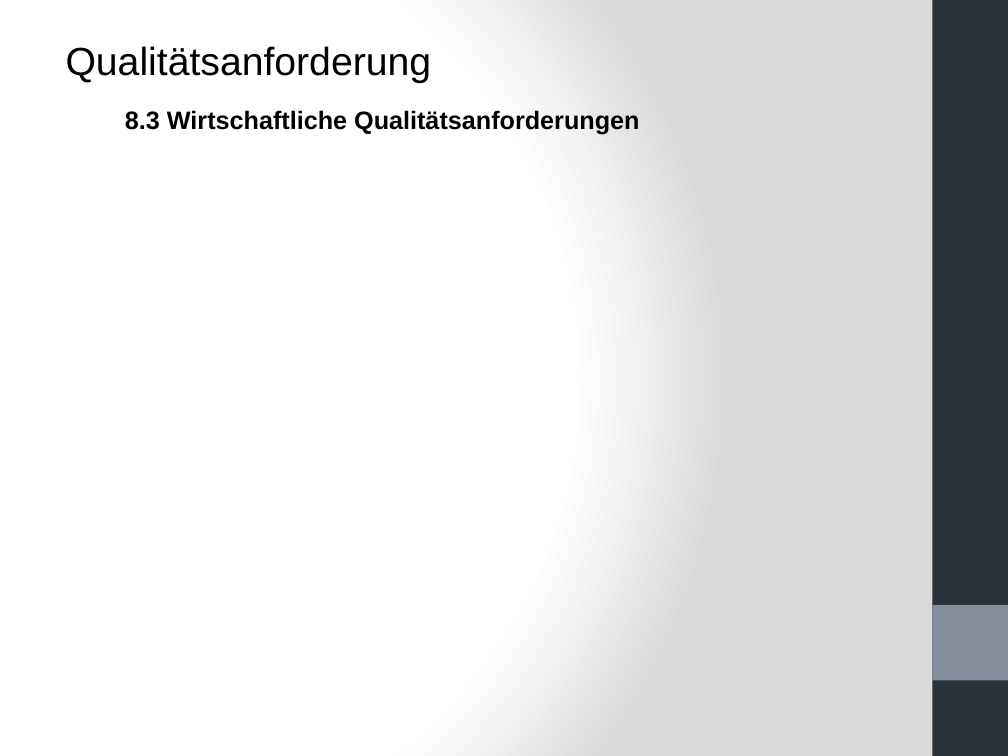
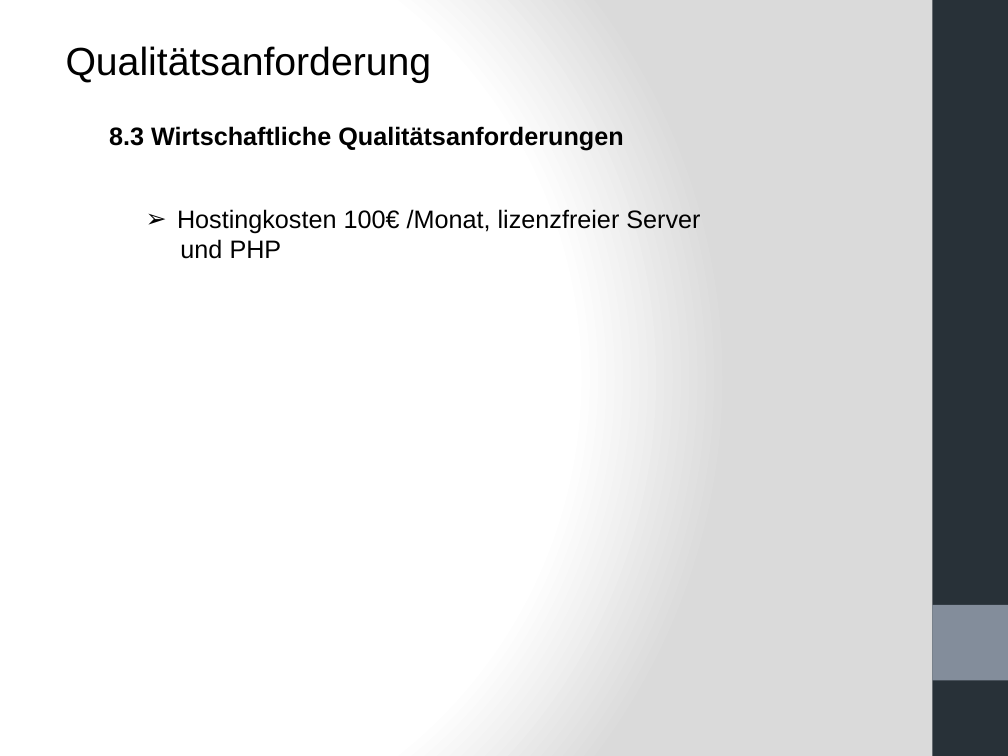
Before and after one commit to mjamaleddine/crowd-innovation, a slide deck: slide 35 of Meilenstein_3/Meilenstein3 - Pr.pptx (slide 34 before the commit). Drawn at 1008x756 pixels with LibreOffice and Linux fonts; fonts in the diff are those of the drawing. Boxes give left, top, right and bottom in pixels: in the first picture for what was removed or moved away, otherwise in the second. Text is boxed around its words. In the diff, an @@ line names an element or a change of style, - is before the commit and + after.

```diff
--- a/Meilenstein_3/Meilenstein3 - Pr.pptx
+++ b/Meilenstein_3/Meilenstein3 - Pr.pptx
@@ text "8.3 Wirtschaftliche Qualitätsanforderungen": place and size @@
-text "8.3 Wirtschaftliche Qualitätsanforderungen" at (125, 110, 639, 134)
+text "8.3 Wirtschaftliche Qualitätsanforderungen" at (109, 126, 623, 150)
@@ text added at (177, 209, 700, 259), 18 pt, text #000000 @@
+➢ Hostingkosten 100€ /Monat, lizenzfreier Server
+und PHP
```
Also in this commit, not shown: 18 other slides changed, 10 slides added, 9 slides removed.
